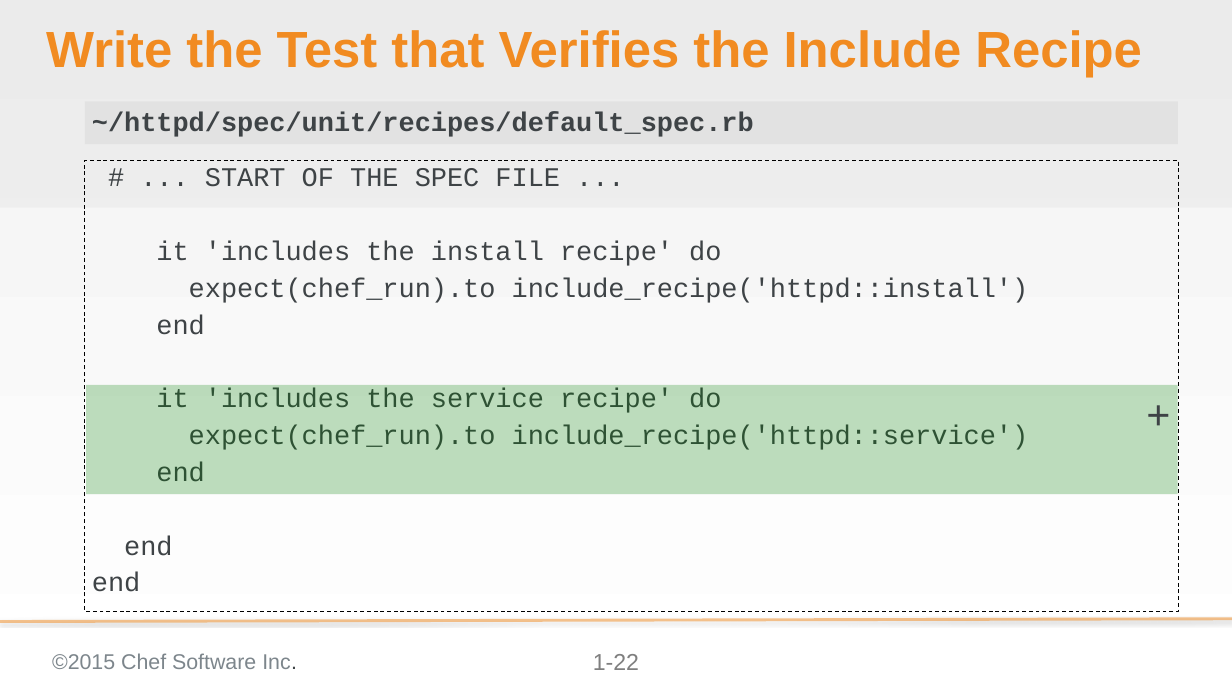
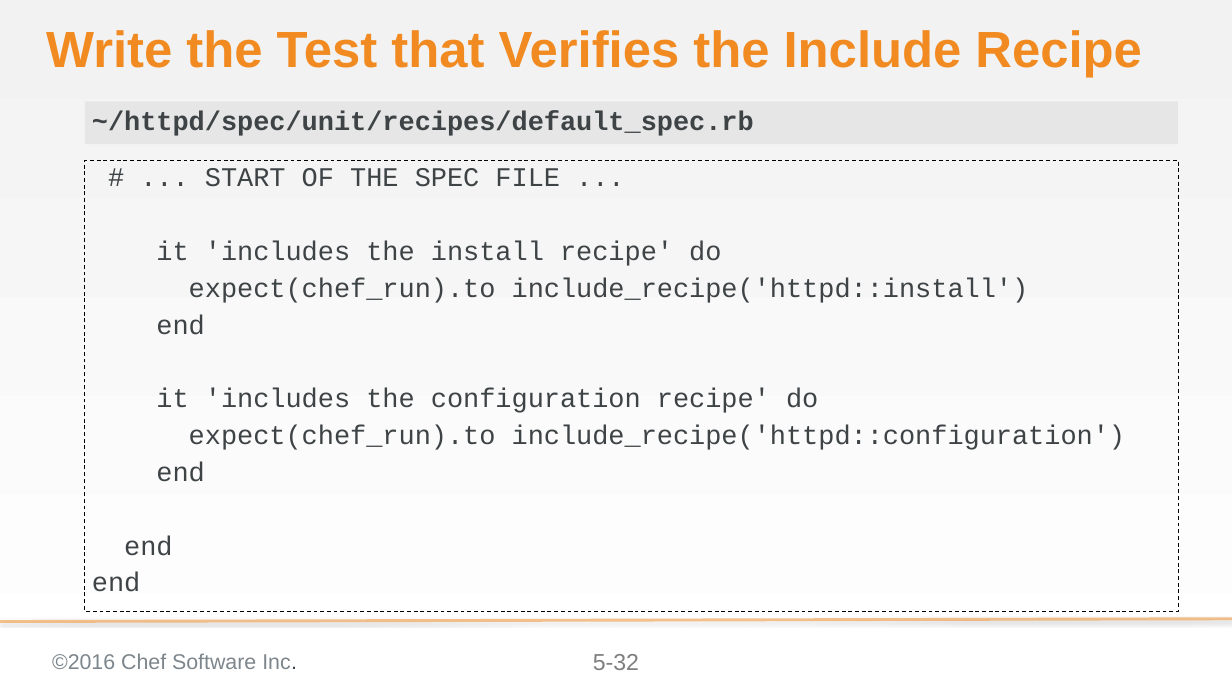
Before and after one commit to chef-training/test_driven_cookbook_development, a slide deck: slide 32 of 05-faster_feedback_with_unit_testing.pptx (slide 22 before the commit). Drawn at 1232x693 pixels with LibreOffice and Linux fonts; fonts in the diff are those of the drawing; background and template pictures are left out. Boxes give left, top, right and bottom in pixels: in the first picture for what was removed or moved away, otherwise in the second. Text is boxed around its words. In the diff, an @@ line names an element or a change of style, - is before the commit and + after.

```diff
--- a/05-faster_feedback_with_unit_testing.pptx
+++ b/05-faster_feedback_with_unit_testing.pptx
@@ text removed at (86,385,1177,494) @@
-+
@@ text at (156,388,1126,450): text changed @@
-it 'includes the service recipe' do
-expect(chef_run).to include_recipe('httpd::service')
+it 'includes the configuration recipe' do
+expect(chef_run).to include_recipe('httpd::configuration')
@@ text at (52,653,297,669): text changed @@
-©2015 Chef Software Inc.
+©2016 Chef Software Inc.
@@ page number at (593,654,639,670): text changed @@
-1-22
+5-32
```
Also in this commit, not shown: 25 other slides changed, 13 slides added, 1 slide removed.
